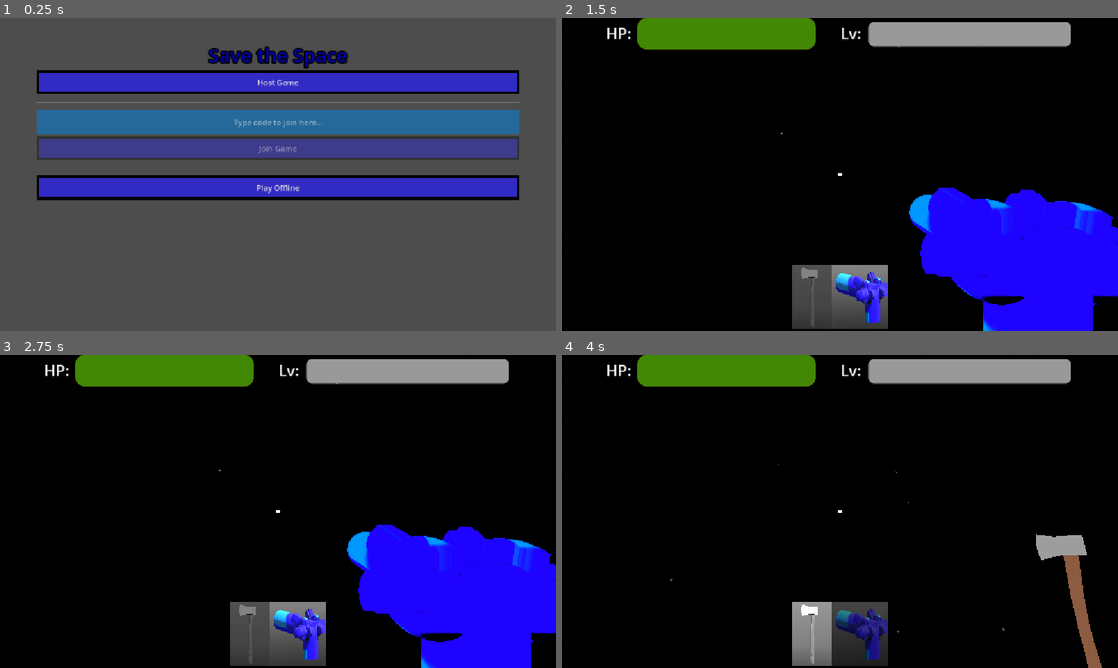
Above: before the commit, frames 1-4 (two rows, left to right).
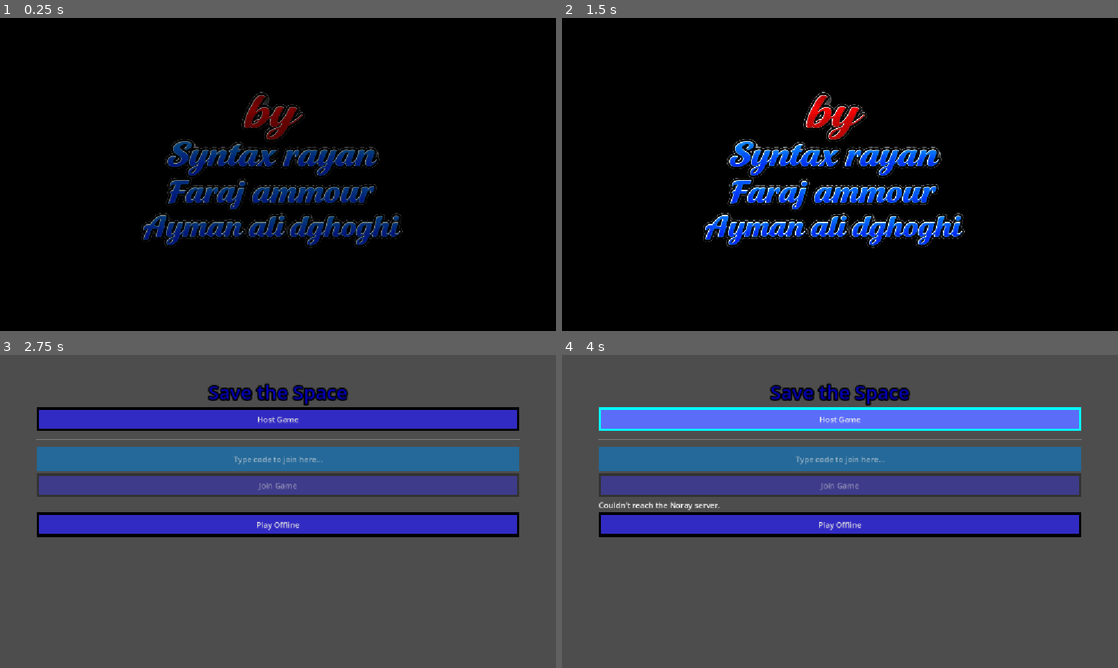
Above: after the commit, the same moments.

Repository: rayanplaygames9/save-the-space
Game: Godot game, scene res://UI/main_menu.tscn
Two runs of this game, one before a commit and one after it. Both use one fixed random seed, a clock stepped at 60 frames per second and the inputs below.
Inputs (mouse positions are in pixels of both pictures, inside the frame that each line leads up to):
- Up to frame 1 (0.25 s): no input
- Up to frame 2 (1.5 s): click (840, 121) at 0.52 s; type "12" at 0.6 s; click "Play Offline" at 1.25 s
- Up to frame 3 (2.75 s): click (278, 524) at 2 s, where only the run after the commit has a clickable "Play Offline"
- Up to frame 4 (4 s): tap Enter at 2.75 s; move the mouse to (867, 511) at 2.77 s; hold W (forward) 2.78-3.5 s; tap 1 (hotbar_1) at 2.85 s; tap Space (jump) at 3.02 s; click (840, 420) at 3.5 s, where only the run after the commit has a clickable "Host Game"

The runs differ from the first frame. In frame 1, 97% of the frame differs, in the area x 0-100%, y 0-100%; in frame 2, 29%; in frame 3, 94%; in frame 4, 97%.

Commit message:
Added splash screen!

Diff:
--- a/UI/main_menu.gd
+++ b/UI/main_menu.gd
@@ -10,6 +10,7 @@
 @onready var status_label: Label = %StatusLabel
 @onready var start_game_btn: Button = %StartGameBtn
 @onready var play_offline_btn: Button = %PlayOfflineBtn
+@onready var timer: Timer = $Timer
 
 func _ready() -> void:
 	host_btn.pressed.connect(_on_host_pressed)
@@ -24,6 +25,8 @@
 	start_game_btn.hide()
 	start_game_btn.pressed.connect(func(): Network.start_game())
 	multiplayer.peer_connected.connect(_on_peer_connected)
+	timer.start()
+	timer.timeout.connect(_hide_splash_screen)
 
 	Network.status_changed.connect(func(m: String): status_label.text = m)
 	Network.room_ready.connect(_on_room_ready)
@@ -64,3 +67,6 @@
 func _on_peer_connected(_id: int) -> void:
 	if multiplayer.is_server():
 		start_game_btn.show()
+
+func _hide_splash_screen() -> void:
+	$SplashScreen.hide()
--- a/UI/main_menu.tscn
+++ b/UI/main_menu.tscn
@@ -1,6 +1,7 @@
 [gd_scene format=3 uid="uid://c263lfcwok8vd"]
 
 [ext_resource type="Script" uid="uid://byn0o05k4ekc3" path="res://UI/main_menu.gd" id="1_p8ccj"]
+[ext_resource type="Texture2D" uid="uid://bmna1gurm4tlw" path="res://assets/splash_screen.png" id="2_tk8dj"]
 
 [sub_resource type="LabelSettings" id="LabelSettings_tapir"]
 font_size = 40
@@ -117,6 +118,43 @@
 border_width_right = 5
 border_width_bottom = 5
 border_color = Color(0, 0, 0, 0.34901962)
+
+[sub_resource type="Animation" id="Animation_d8nwk"]
+length = 0.001
+tracks/0/type = "value"
+tracks/0/imported = false
+tracks/0/enabled = true
+tracks/0/path = NodePath("Sprite2D:modulate")
+tracks/0/interp = 1
+tracks/0/loop_wrap = true
+tracks/0/keys = {
+"times": PackedFloat32Array(0),
+"transitions": PackedFloat32Array(1),
+"update": 0,
+"values": [Color(1, 1, 1, 0)]
+}
+
+[sub_resource type="Animation" id="Animation_4cwpn"]
+resource_name = "splash_screen"
+length = 2.0
+tracks/0/type = "value"
+tracks/0/imported = false
+tracks/0/enabled = true
+tracks/0/path = NodePath("Sprite2D:modulate")
+tracks/0/interp = 1
+tracks/0/loop_wrap = true
+tracks/0/keys = {
+"times": PackedFloat32Array(0, 0.5, 1.5, 2),
+"transitions": PackedFloat32Array(1, 1, 1, 1),
+"update": 0,
+"values": [Color(1, 1, 1, 0), Color(1, 1, 1, 1), Color(1, 1, 1, 1), Color(1, 1, 1, 0)]
+}
+
+[sub_resource type="AnimationLibrary" id="AnimationLibrary_f40uw"]
+_data = {
+&"RESET": SubResource("Animation_d8nwk"),
+&"splash_screen": SubResource("Animation_4cwpn")
+}
 
 [node name="MainMenu" type="Control" unique_id=2099839823]
 layout_mode = 3
@@ -229,3 +267,30 @@
 theme_override_styles/hover = SubResource("StyleBoxFlat_bpm4f")
 theme_override_styles/disabled = SubResource("StyleBoxFlat_7137b")
 text = "Play Offline"
+
+[node name="SplashScreen" type="CenterContainer" parent="." unique_id=1352415943]
+layout_mode = 1
+anchors_preset = 15
+anchor_right = 1.0
+anchor_bottom = 1.0
+grow_horizontal = 2
+grow_vertical = 2
+
+[node name="ColorRect" type="ColorRect" parent="SplashScreen" unique_id=89137273]
+custom_minimum_size = Vector2(1152, 648)
+layout_mode = 2
+color = Color(0, 0, 0, 1)
+
+[node name="Sprite2D" type="Sprite2D" parent="." unique_id=926708037]
+modulate = Color(1, 1, 1, 0)
+position = Vector2(564, 314.00003)
+scale = Vector2(0.46624994, 0.4288889)
+texture = ExtResource("2_tk8dj")
+
+[node name="AnimationPlayer" type="AnimationPlayer" parent="." unique_id=1874803143]
+libraries/ = SubResource("AnimationLibrary_f40uw")
+autoplay = &"splash_screen"
+
+[node name="Timer" type="Timer" parent="." unique_id=518686409]
+wait_time = 2.1999999999999997
+one_shot = true
Renamed: UI/;;;;;;;;.png -> assets/splash_screen.png
Not shown, changed: assets/splash_screen.png.import
